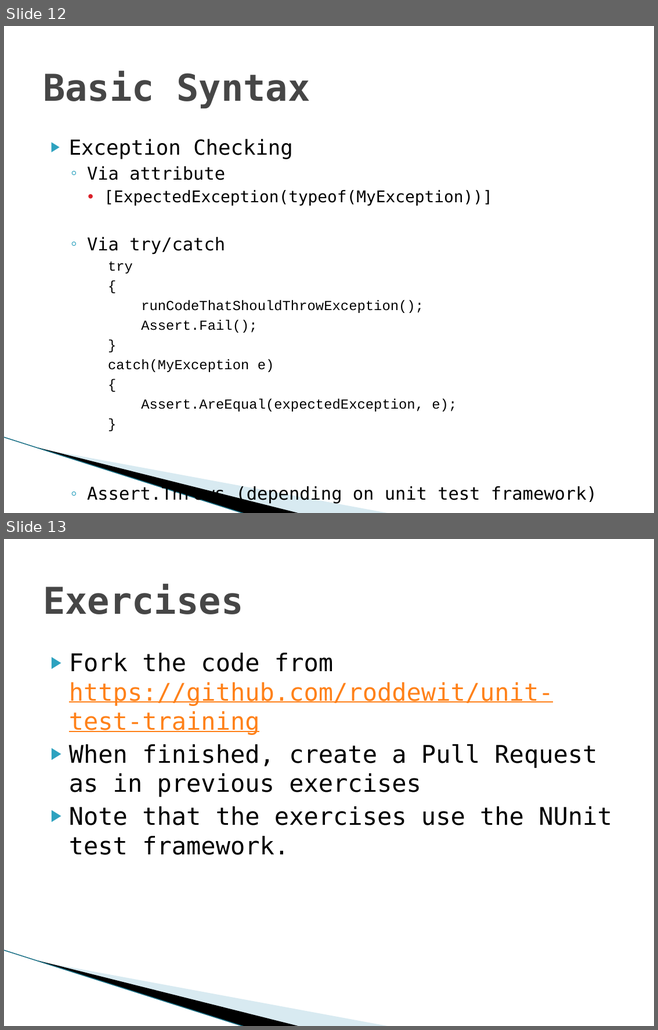
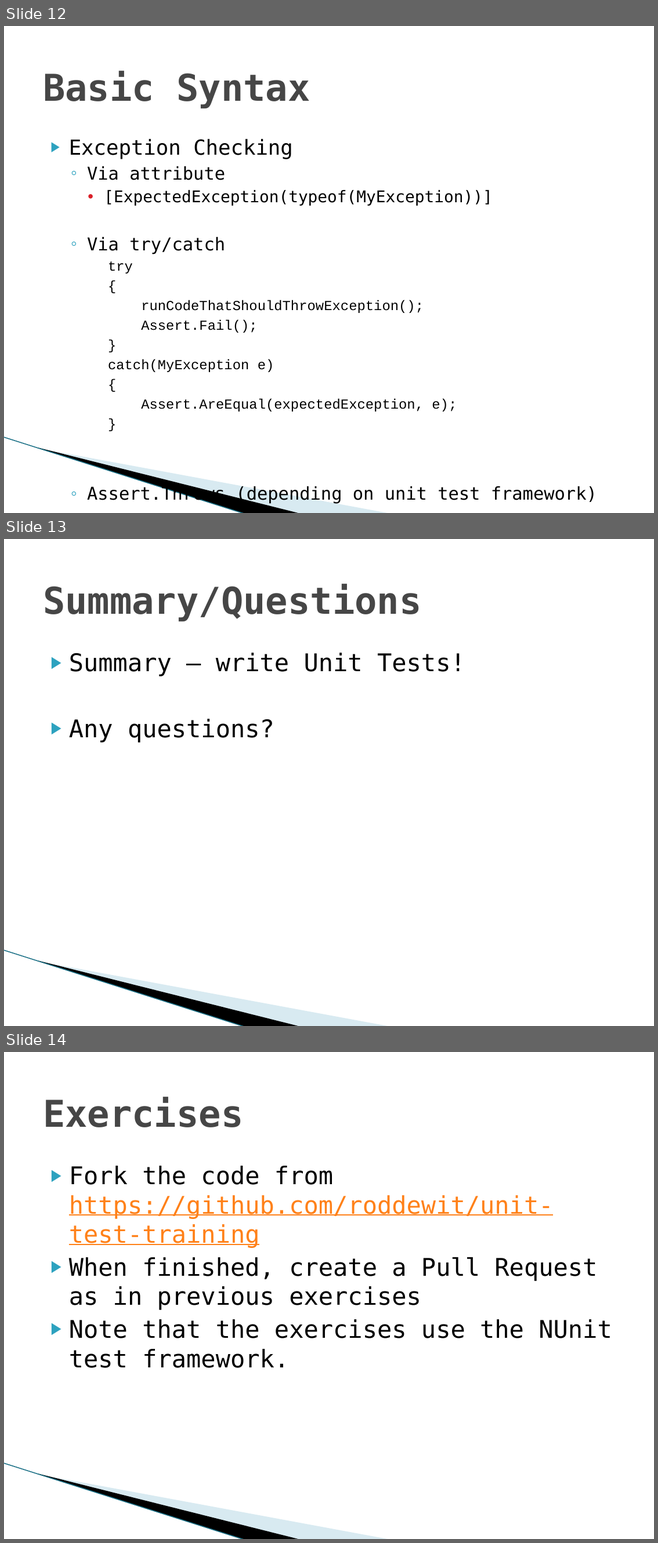
Before and after one commit to roddewit/unit-test-training, a slide deck: Docs/Basic Unit Testing.pptx. Shown one above the other, each under a label of ours: slides 12 and 13 before the commit, slides 12, 13 and 14 after it. The pictures are 658x1030 and 658x1543 pixels, drawn with LibreOffice and Linux fonts; fonts in the diff are those of the drawing; background and template pictures are left out. Boxes give left, top, right and bottom in pixels: in the first picture for what was removed or moved away, otherwise in the second. Text is boxed around its words. In the diff, an @@ line names an element or a change of style, - is before the commit and + after.

```diff
--- a/Docs/Basic Unit Testing.pptx
+++ b/Docs/Basic Unit Testing.pptx
@@ slide 13 added at (4, 539, 654, 1026), background #FFFFFF; not listed: 3 template elements that a slide beside it also shows @@
@@ title added at (43, 584, 422, 621), 41 pt, text #464646, bold @@
+Summary/Questions
@@ text added at (69, 653, 465, 743), 27 pt, text #000000 @@
+▶ Summary – write Unit Tests!
+▶ Any questions?
@@ what was slide 13 is now slide 14 @@
```
Also in this commit, not shown: 5 slides changed.
